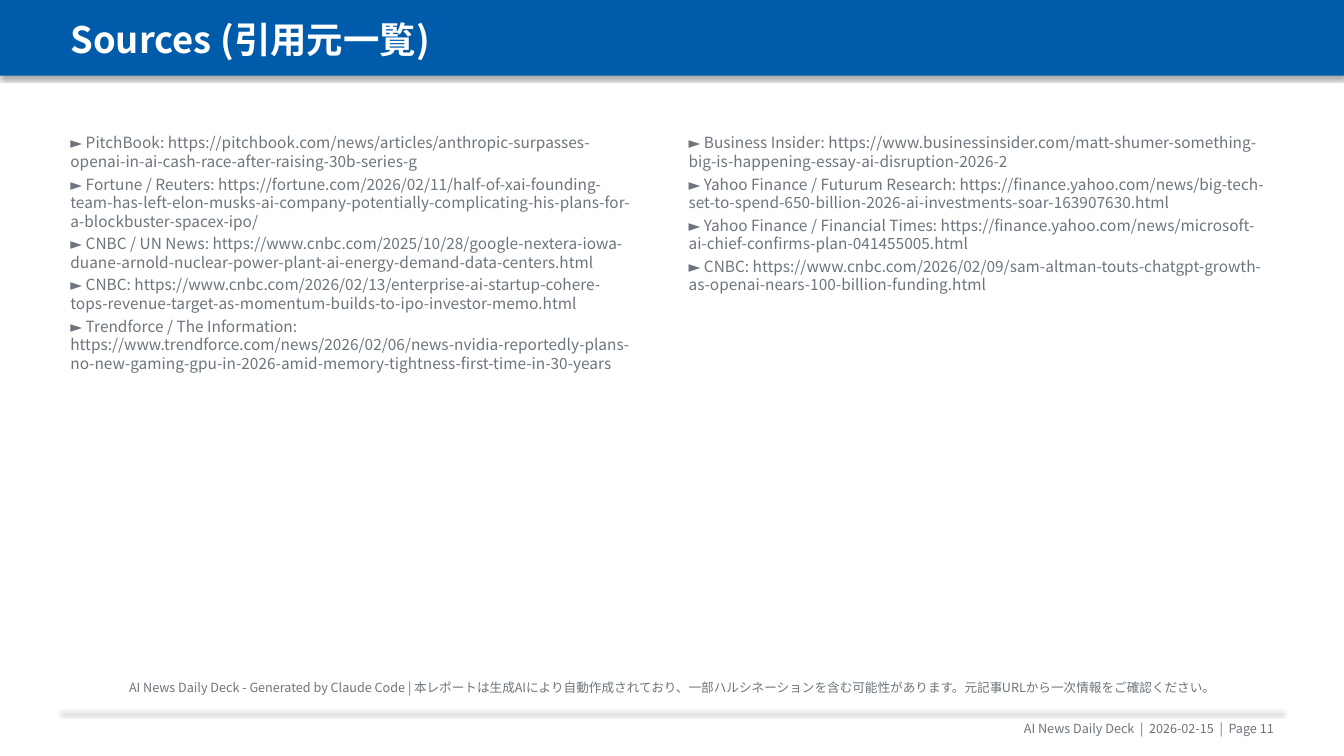
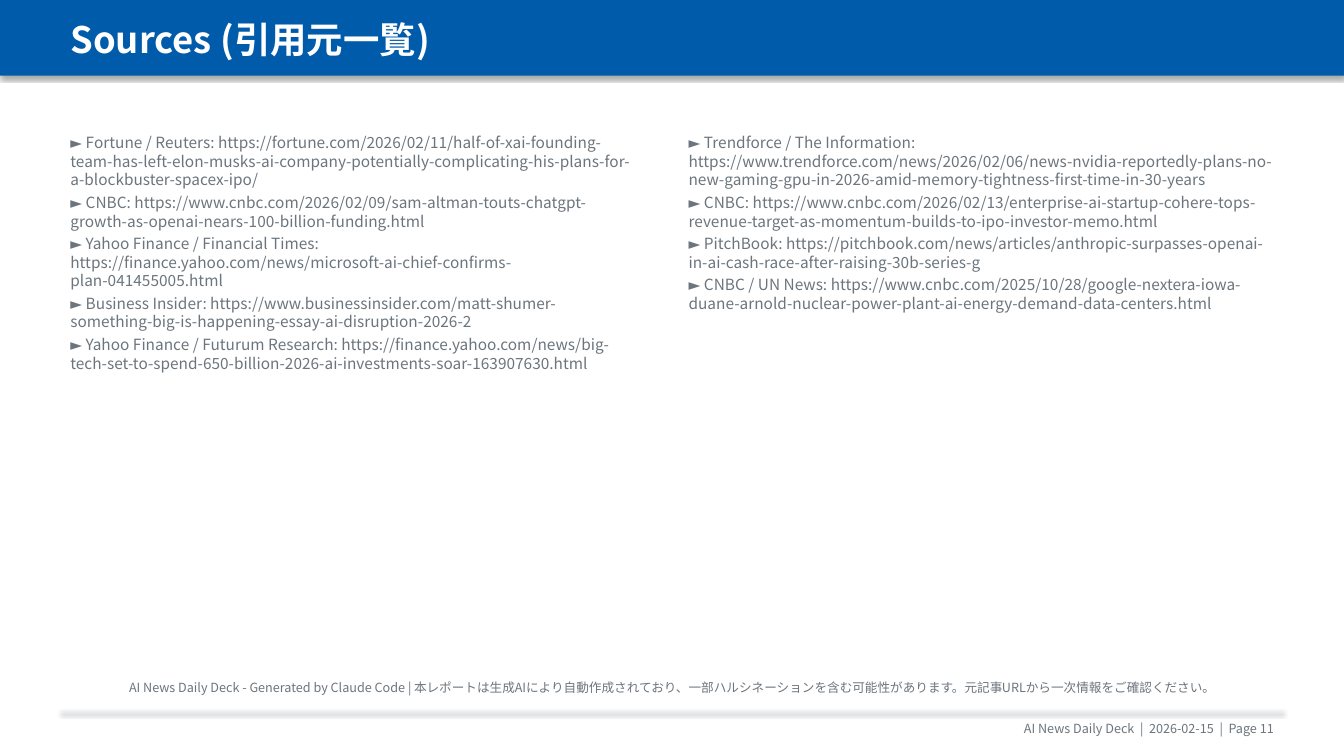
Before and after one commit to chel2311/ai-news-deck-reports, a slide deck: slide 12 of 2026-02-15/report_2026-02-15.pptx. Drawn at 1344x756 pixels with LibreOffice and Linux fonts; fonts in the diff are those of the drawing. Boxes give left, top, right and bottom in pixels: in the first picture for what was removed or moved away, otherwise in the second. Text is boxed around its words. In the diff, an @@ line names an element or a change of style, - is before the commit and + after.

```diff
--- a/2026-02-15/report_2026-02-15.pptx
+++ b/2026-02-15/report_2026-02-15.pptx
@@ text at [70, 136, 590, 171]: paragraph removed @@
-► PitchBook: https://pitchbook.com/news/articles/anthropic-surpasses-openai-in-ai-cash-race-after-raising-30b-series-g
@@ text at [689, 135, 1272, 313]: text changed @@
-► Business Insider: https://www.businessinsider.com/matt-shumer-something-big-is-happening-essay-ai-disruption-2026-2
-► Yahoo Finance / Futurum Research: https://finance.yahoo.com/news/big-tech-set-to-spend-650-billion-2026-ai-investments-soar-163907630.html
-► Yahoo Finance / Financial Times: https://finance.yahoo.com/news/microsoft-ai-chief-confirms-plan-041455005.html
-► CNBC: https://www.cnbc.com/2026/02/09/sam-altman-touts-chatgpt-growth-as-openai-nears-100-billion-funding.html
+► Trendforce / The Information: https://www.trendforce.com/news/2026/02/06/news-nvidia-reportedly-plans-no-new-gaming-gpu-in-2026-amid-memory-tightness-first-time-in-30-years
+► CNBC: https://www.cnbc.com/2026/02/13/enterprise-ai-startup-cohere-tops-revenue-target-as-momentum-builds-to-ipo-investor-memo.html
+► PitchBook: https://pitchbook.com/news/articles/anthropic-surpasses-openai-in-ai-cash-race-after-raising-30b-series-g
+► CNBC / UN News: https://www.cnbc.com/2025/10/28/google-nextera-iowa-duane-arnold-nuclear-power-plant-ai-energy-demand-data-centers.html
@@ text at [70, 196, 609, 373]: text changed @@
-► CNBC / UN News: https://www.cnbc.com/2025/10/28/google-nextera-iowa-duane-arnold-nuclear-power-plant-ai-energy-demand-data-centers.html
-► CNBC: https://www.cnbc.com/2026/02/13/enterprise-ai-startup-cohere-tops-revenue-target-as-momentum-builds-to-ipo-investor-memo.html
-► Trendforce / The Information: https://www.trendforce.com/news/2026/02/06/news-nvidia-reportedly-plans-no-new-gaming-gpu-in-2026-amid-memory-tightness-first-time-in-30-years
+► CNBC: https://www.cnbc.com/2026/02/09/sam-altman-touts-chatgpt-growth-as-openai-nears-100-billion-funding.html
+► Yahoo Finance / Financial Times: https://finance.yahoo.com/news/microsoft-ai-chief-confirms-plan-041455005.html
+► Business Insider: https://www.businessinsider.com/matt-shumer-something-big-is-happening-essay-ai-disruption-2026-2
+► Yahoo Finance / Futurum Research: https://finance.yahoo.com/news/big-tech-set-to-spend-650-billion-2026-ai-investments-soar-163907630.html
```
Also in this commit, not shown: 3 other files.
